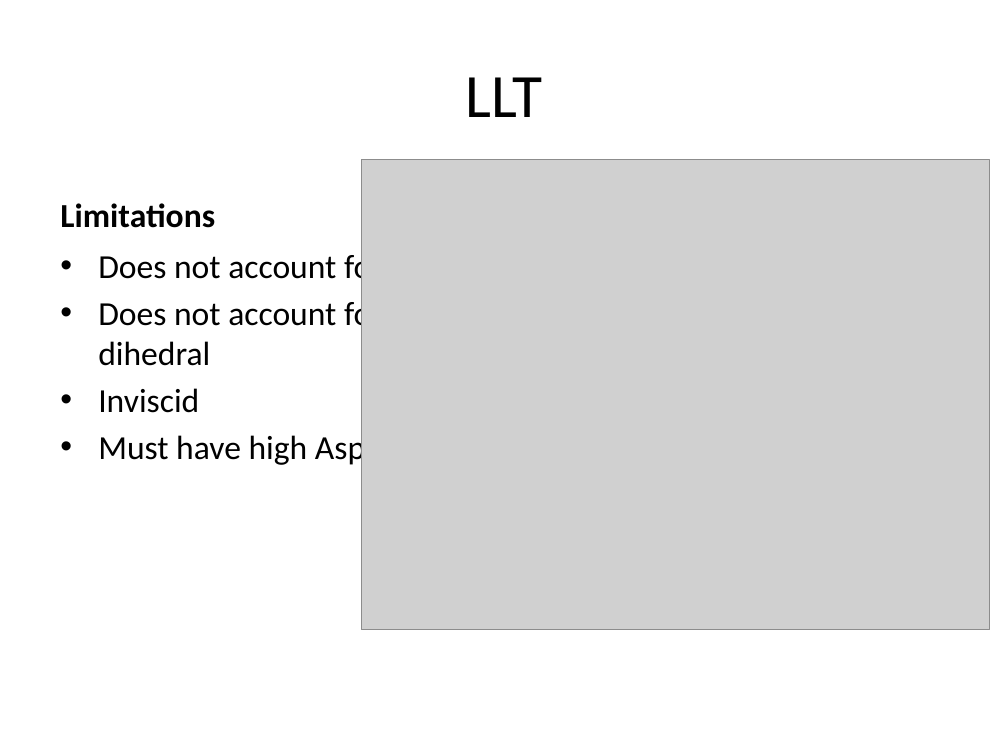
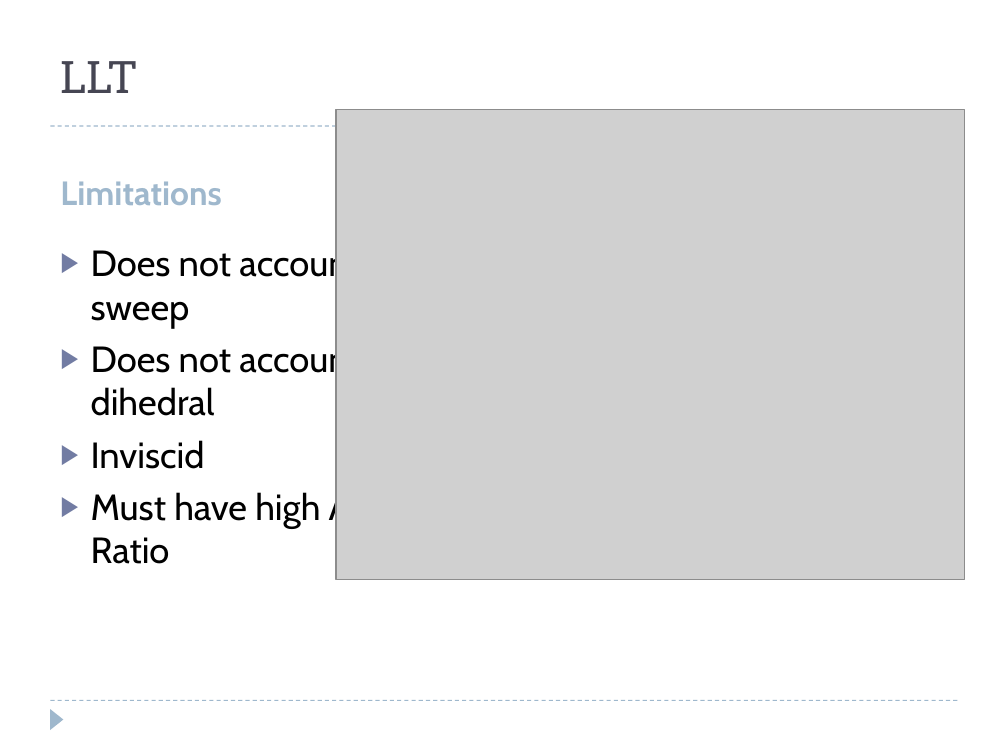
Before and after one commit to colinparker/Pterosaur, a slide deck: slide 6 of XFLR5 Methods and Their Application in.pptx. Drawn at 1008x756 pixels with LibreOffice and Linux fonts; fonts in the diff are those of the drawing; grey boxes stand for pictures. Boxes give left, top, right and bottom in pixels: in the first picture for what was removed or moved away, otherwise in the second. Text is boxed around its words. In the diff, an @@ line names an element or a change of style, - is before the commit and + after.

```diff
--- a/XFLR5 Methods and Their Application in.pptx
+++ b/XFLR5 Methods and Their Application in.pptx
@@ title "LLT" at [60, 61, 138, 93]: size 44 to 32 pt, font Calibri to Roboto Slab, text colour #000000 to #464653; alignment centre to left @@
@@ picture: place and size @@
-picture at [361, 159, 989, 630]
+picture at [336, 109, 964, 580]
@@ text "Limitations": place and size @@
-text "Limitations" at [60, 203, 215, 228]
+text "Limitations" at [60, 181, 221, 205]
@@ text "Limitations" at [60, 181, 221, 205]: font Calibri to Cabin, text colour #000000 to #9FB8CD; more space between paragraphs @@
@@ line added from (50, 126) to (958, 126), #9FB8CD 0.75 pt dashed @@
@@ text "Does not account for sweep" at [91, 245, 434, 564]: size 24 to 26 pt, font Calibri to Cabin; bullet • to ▶; more space between paragraphs @@
@@ line added from (50, 701) to (958, 701), #9FB8CD 0.75 pt dashed @@
@@ triangle added at [50, 709, 64, 730], fill #9FB8CD @@
```
Also in this commit, not shown: 13 other slides changed, 5 slides added, 6 slides removed, 1 other file.
